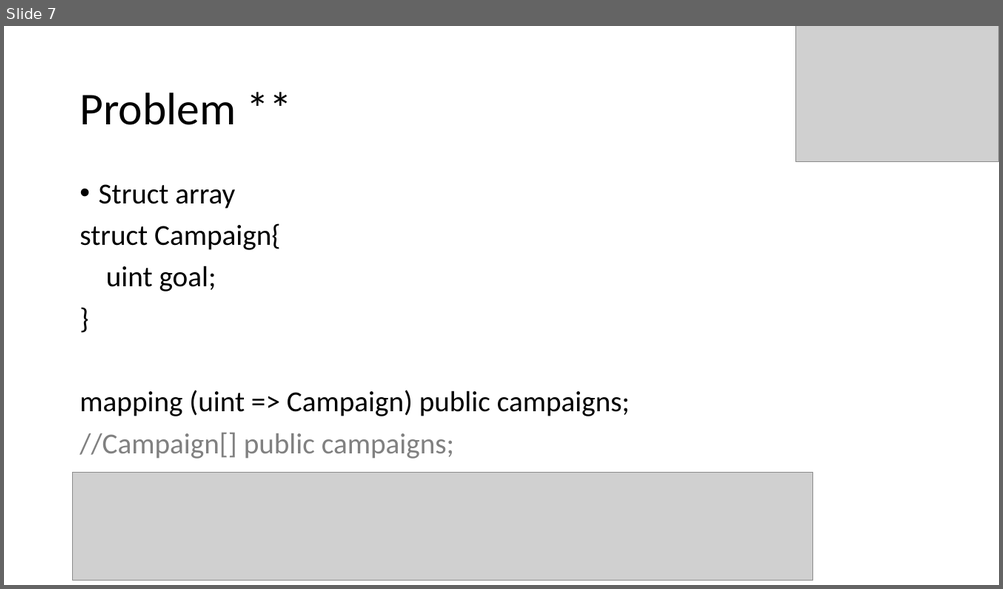
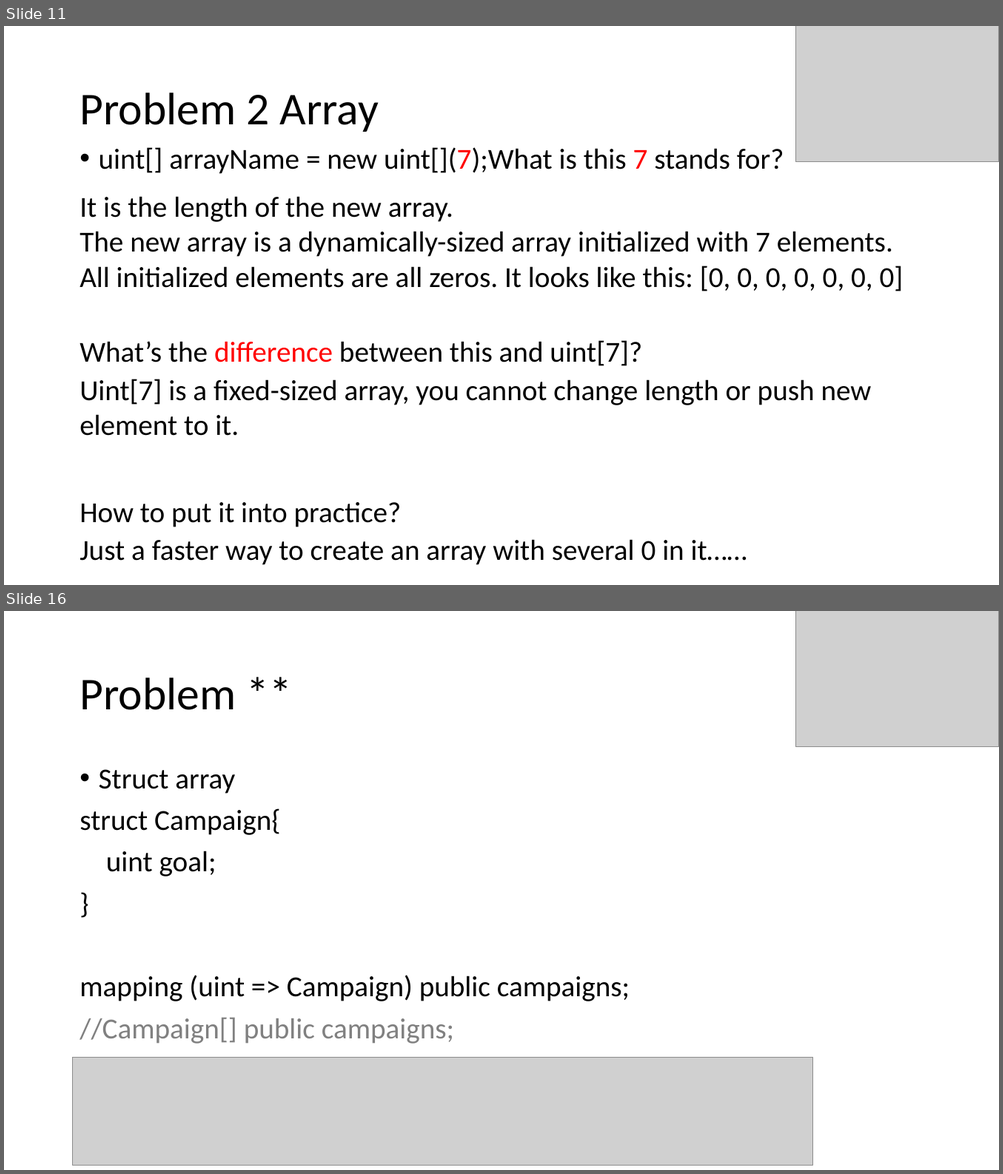
Before and after one commit to ryu9827/bootcamp-slices, a slide deck: Presentation-Bruce.pptx. Shown one above the other, each under a label of ours: slide 7 before the commit, slides 11 and 16 after it; the slides between them are not shown. The pictures are 1003x589 and 1003x1174 pixels, drawn with LibreOffice and Linux fonts; fonts in the diff are those of the drawing; grey boxes stand for pictures. Boxes give left, top, right and bottom in pixels: in the first picture for what was removed or moved away, otherwise in the second. Text is boxed around its words. In the diff, an @@ line names an element or a change of style, - is before the commit and + after.

Commit message:
put more details for the problems.
But not the final version yet

```diff
--- a/Presentation-Bruce.pptx
+++ b/Presentation-Bruce.pptx
@@ slide 11 added at (x1=4, y1=26, x2=999, y2=585), background #FFFFFF @@
@@ picture added at (x1=796, y1=26, x2=999, y2=162) @@
@@ title added at (x1=79, y1=93, x2=378, y2=132), 44 pt, text #000000 @@
+Problem 2 Array
@@ text added at (x1=99, y1=147, x2=784, y2=174), 28 pt, text #000000 @@
+• uint[] arrayName = new uint[](7);What is this 7 stands for?
@@ text added at (x1=79, y1=196, x2=903, y2=292), 28 pt, text #000000 @@
+It is the length of the new array.
+The new array is a dynamically-sized array initialized with 7 elements.
+All initialized elements are all zeros. It looks like this: [0, 0, 0, 0, 0, 0, 0]
@@ text added at (x1=79, y1=340, x2=642, y2=366), 28 pt, text #000000 @@
+What’s the difference between this and uint[7]?
@@ text added at (x1=79, y1=379, x2=871, y2=436), 28 pt, text #000000 @@
+Uint[7] is a fixed-sized array, you cannot change length or push new element to it.
@@ text added at (x1=79, y1=503, x2=401, y2=528), 28 pt, text #000000 @@
+How to put it into practice?
@@ text added at (x1=79, y1=540, x2=747, y2=565), 28 pt, text #000000 @@
+Just a faster way to create an array with several 0 in it……
@@ what was slide 7 is now slide 16 @@
```
Also in this commit, not shown: 6 slides changed, 8 other slides added.
